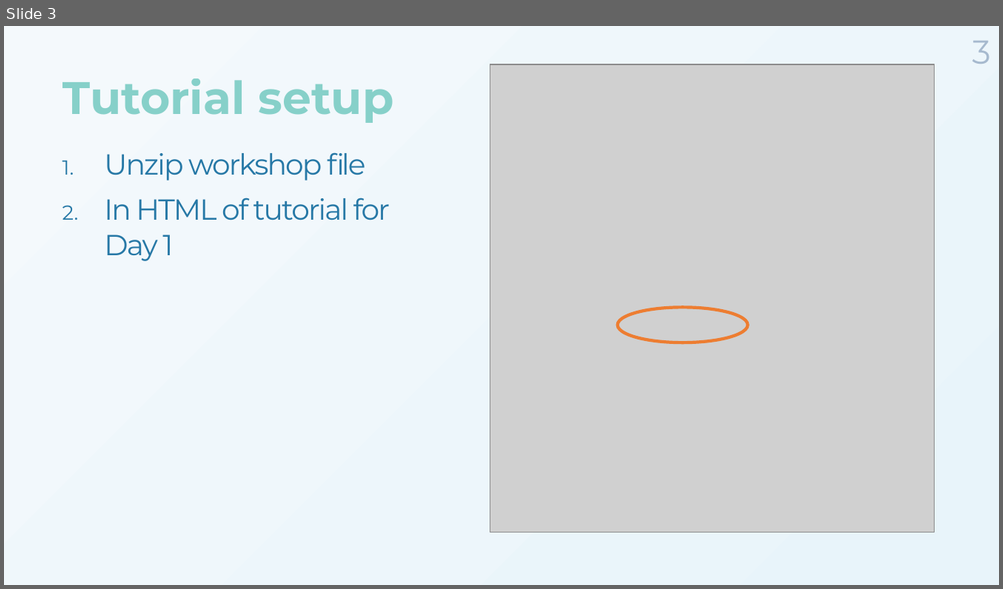
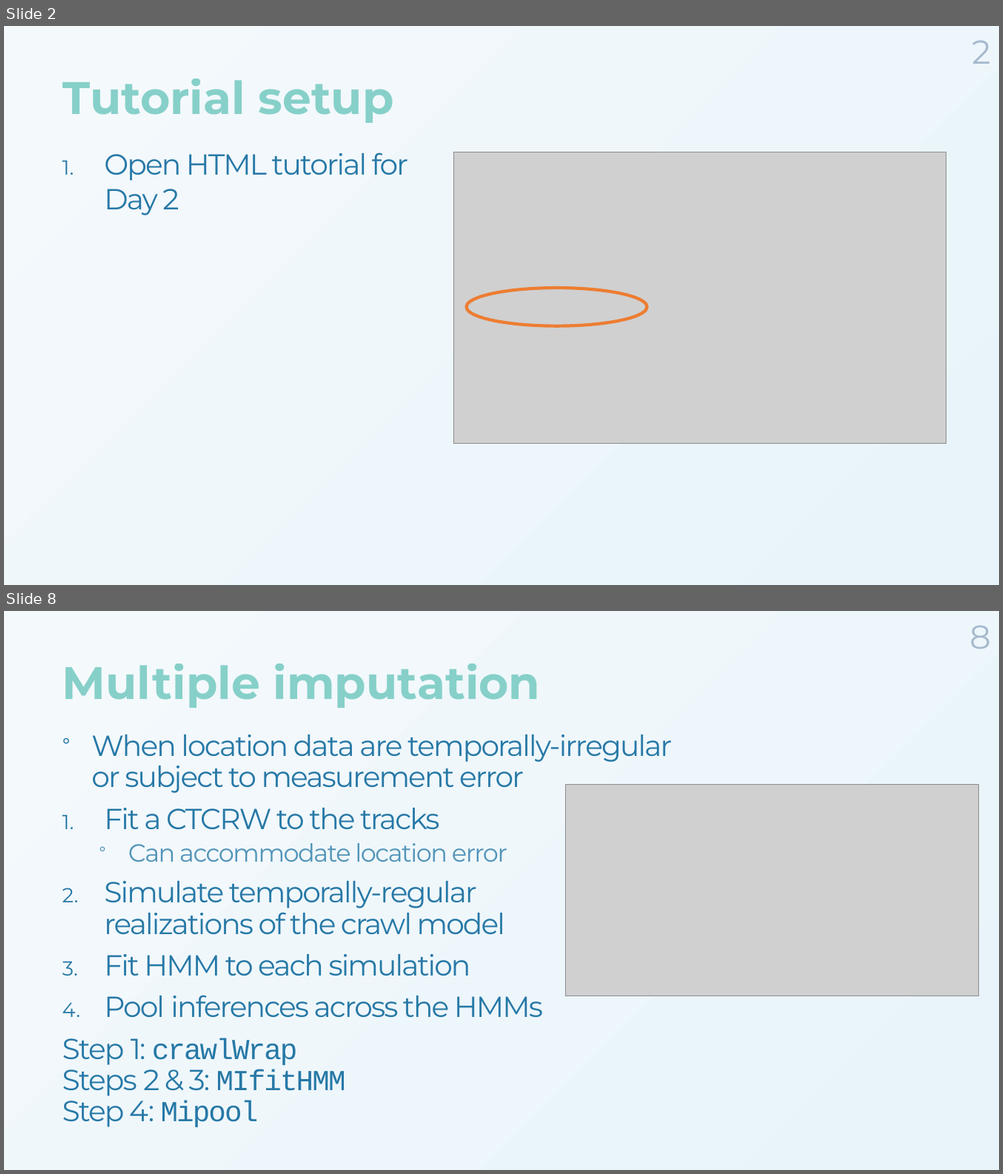
Before and after one commit to MarieAugerMethe/DFO_HMM_2022, a slide deck: Day2/HMM_Tutorial_Day2.pptx. Shown one above the other, each under a label of ours: slide 3 before the commit, slides 2 and 8 after it; the slides between them are not shown. The pictures are 1003x589 and 1003x1174 pixels, drawn with LibreOffice and Linux fonts; fonts in the diff are those of the drawing; grey boxes stand for pictures; background and template pictures are left out. Boxes give left, top, right and bottom in pixels: in the first picture for what was removed or moved away, otherwise in the second. Text is boxed around its words. In the diff, an @@ line names an element or a change of style, - is before the commit and + after.

```diff
--- a/Day2/HMM_Tutorial_Day2.pptx
+++ b/Day2/HMM_Tutorial_Day2.pptx
@@ slide 8 added at box(4, 611, 999, 1170), background gradient #F4F9FC to #E8F4FA @@
@@ page number added at box(969, 625, 990, 649), 32 pt, text #A6B9CE @@
+8
@@ title added at box(62, 664, 540, 708), 44 pt, text gradient #7BCCC4 to #0868AC, bold @@
+Multiple imputation
@@ text added at box(62, 735, 671, 1128), 28 pt, text #2678A6 @@
+° When location data are temporally-irregular
+  or subject to measurement error
+1. Fit a CTCRW to the tracks
+  ° Can accommodate location error
+2. Simulate temporally-regular
+   realizations of the crawl model
+3. Fit HMM to each simulation
+4. Pool inferences across the HMMs
+Step 1: crawlWrap
+Steps 2 & 3: MIfitHMM
+Step 4: Mipool
@@ picture added at box(566, 785, 979, 997) @@
@@ what was slide 3 is now slide 2 @@
@@ slide 2 changed as well @@
@@ page number at box(971, 40, 990, 64): text changed @@
-3
+2
@@ text at box(104, 153, 408, 215): text changed @@
-1. Unzip workshop file
-2. In HTML of tutorial for Day 1
+1. Open HTML tutorial for Day 2
@@ picture: place and size @@
-picture at box(489, 64, 934, 533)
+picture at box(454, 152, 946, 444)
@@ ellipse: place and size @@
-ellipse at box(617, 307, 748, 342)
+ellipse at box(466, 288, 647, 326)
```
Also in this commit, not shown: 2 other slides changed, 7 other slides added, 7 slides removed, 10 other files.
